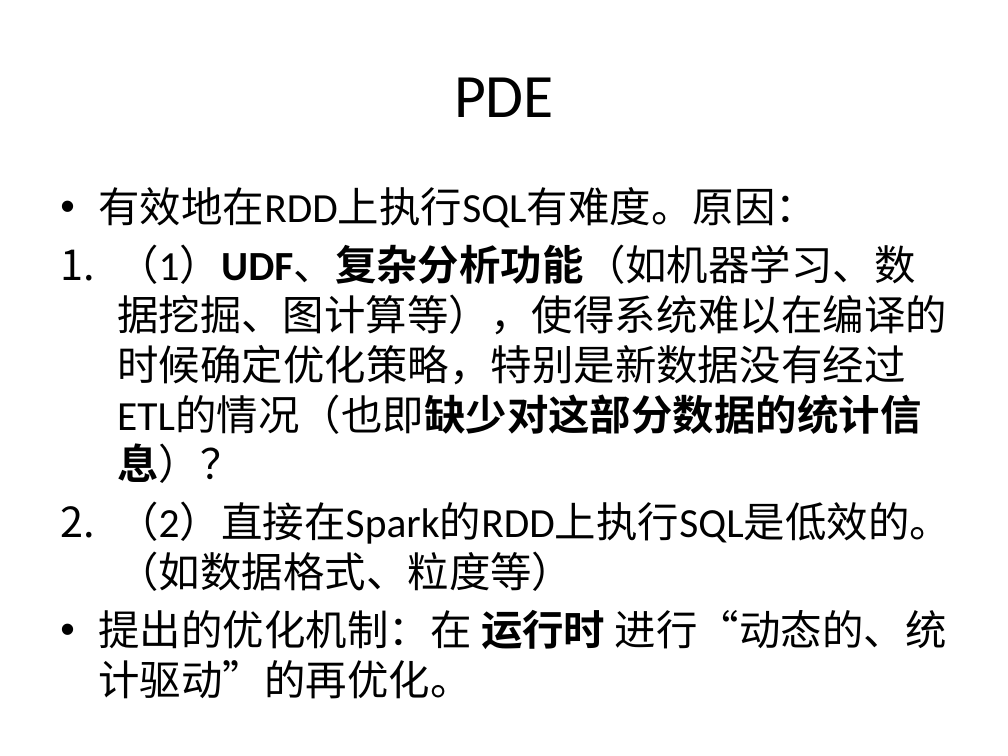
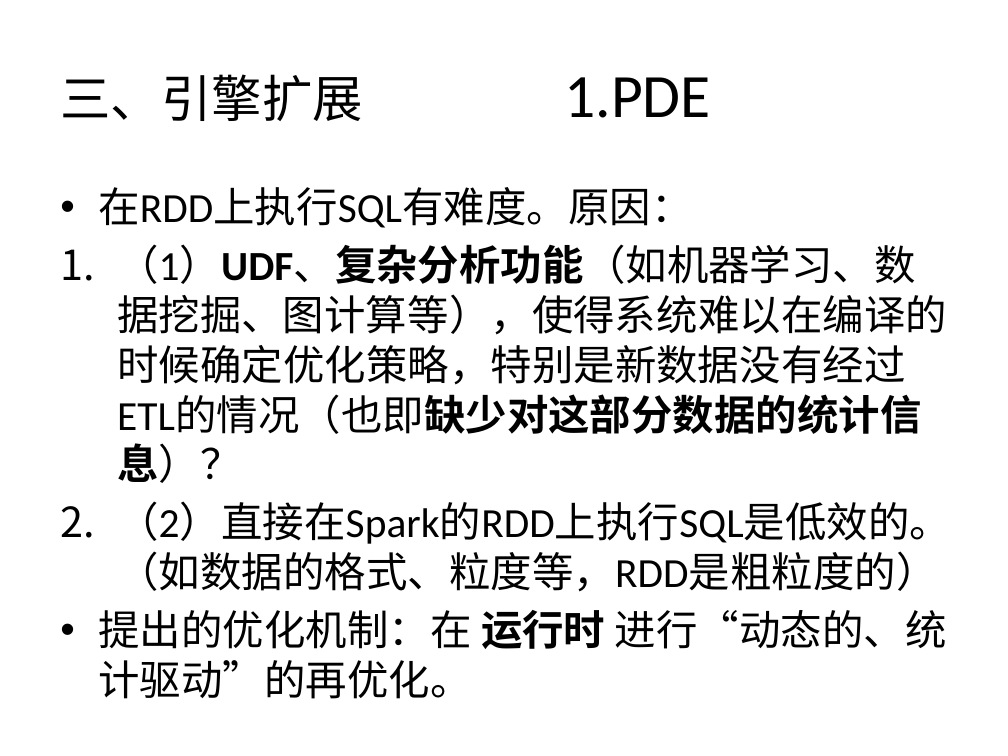
Before and after one commit to wuxingdexian/seminar, a slide deck: slide 29 of 整合.pptx. Drawn at 1008x756 pixels with LibreOffice and Linux fonts; fonts in the diff are those of the drawing. Boxes give left, top, right and bottom in pixels: in the first picture for what was removed or moved away, otherwise in the second. Text is boxed around its words. In the diff, an @@ line names an element or a change of style, - is before the commit and + after.

```diff
--- a/整合.pptx
+++ b/整合.pptx
@@ title at bbox=[60, 74, 710, 121]: text changed; size 44 to 36 pt @@
-PDE
+三、引擎扩展 1.PDE
@@ text at bbox=[98, 187, 692, 228]: text changed @@
-• 有效地在RDD上执行SQL有难度。原因：
+• 在RDD上执行SQL有难度。原因：
@@ text at bbox=[60, 501, 951, 592]: text changed @@
-2. （2）直接在Spark的RDD上执行SQL是低效的。（如数据格式、粒度等）
+2. （2）直接在Spark的RDD上执行SQL是低效的。（如数据的格式、粒度等，RDD是粗粒度的）
```
Also in this commit, not shown: 38 other slides changed, 2 slides added, 1 slide removed.
